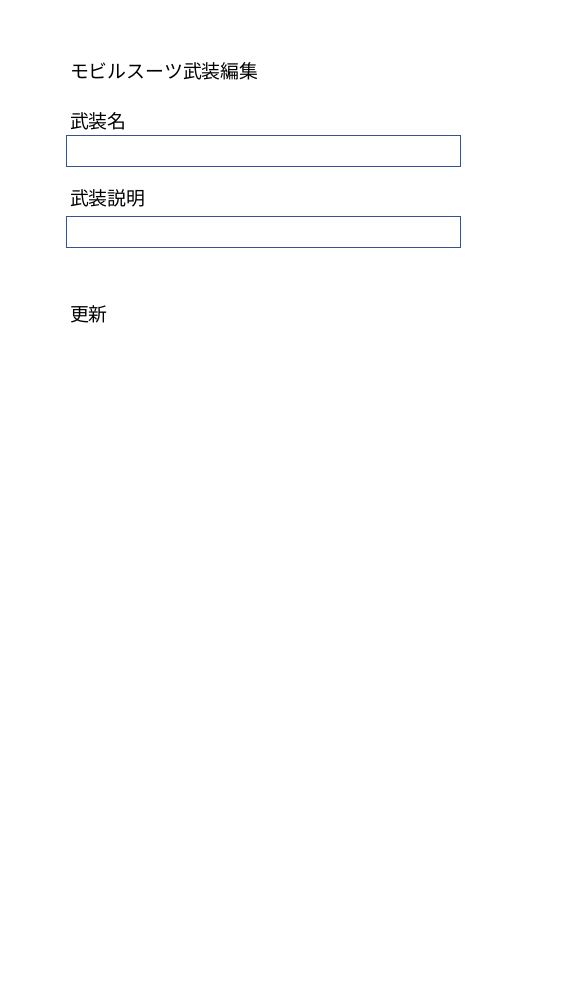
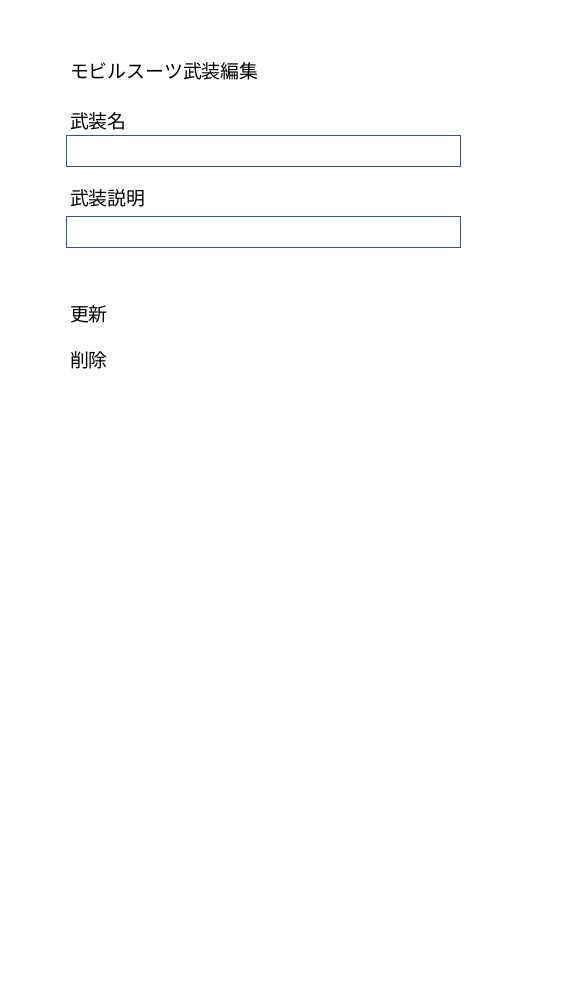
Before and after one commit to kohei-miyadai07/MobileSuitDatabase, a slide deck: slide 1 of MobileSuitDatabase/docs/画面レイアウト/モビルスーツ武装編集画面.pptx. Drawn at 567x1008 pixels with LibreOffice and Linux fonts; fonts in the diff are those of the drawing. Boxes give left, top, right and bottom in pixels: in the first picture for what was removed or moved away, otherwise in the second. Text is boxed around its words. In the diff, an @@ line names an element or a change of style, - is before the commit and + after.

Commit message:
feat: モビルスーツ削除機能実装
refs #001

```diff
--- a/MobileSuitDatabase/docs/画面レイアウト/モビルスーツ武装編集画面.pptx
+++ b/MobileSuitDatabase/docs/画面レイアウト/モビルスーツ武装編集画面.pptx
@@ text added at box(70, 351, 108, 369), 18 pt, text #000000 @@
+削除
```
Also in this commit, not shown: 6 other files.
